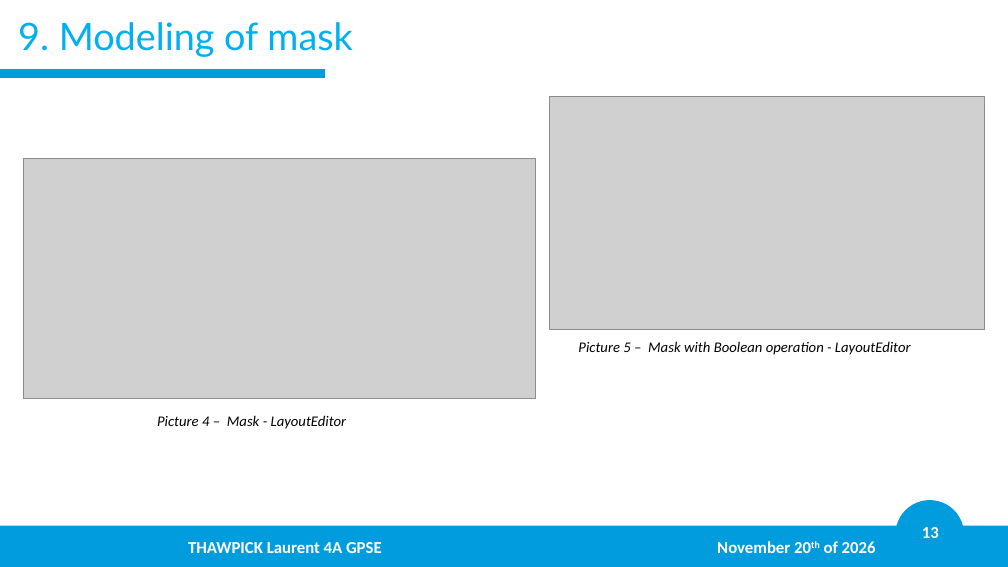
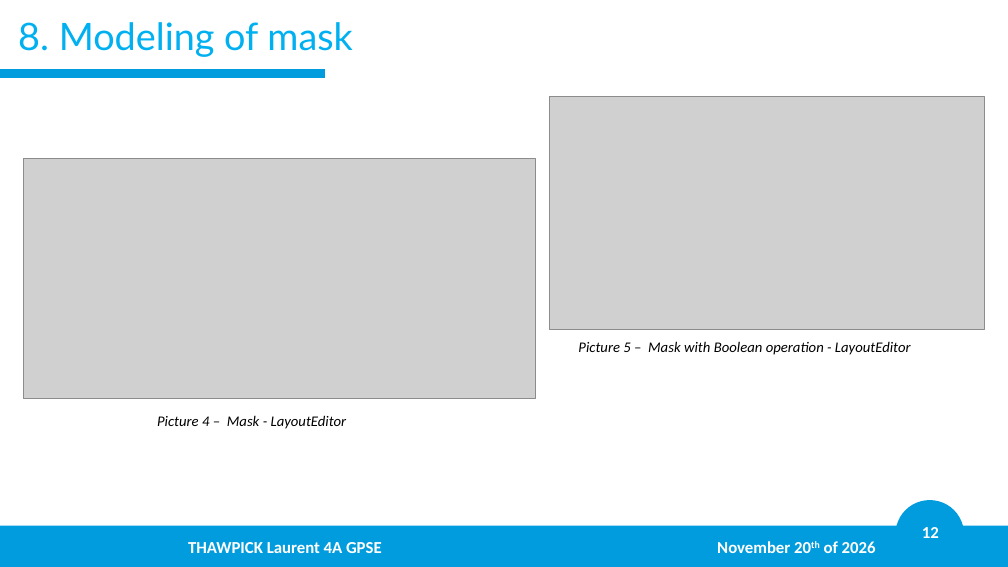
Before and after one commit to LaurentThaw/plasma-tubing, a slide deck: slide 12 of PDR for 20.11.26/PDR.pptx (slide 13 before the commit). Drawn at 1008x567 pixels with LibreOffice and Linux fonts; fonts in the diff are those of the drawing; grey boxes stand for pictures; background and template pictures are left out. Boxes give left, top, right and bottom in pixels: in the first picture for what was removed or moved away, otherwise in the second. Text is boxed around its words. In the diff, an @@ line names an element or a change of style, - is before the commit and + after.

```diff
--- a/PDR for 20.11.26/PDR.pptx
+++ b/PDR for 20.11.26/PDR.pptx
@@ title at (x1=18, y1=22, x2=352, y2=57): text changed @@
-9. Modeling of mask
+8. Modeling of mask
@@ page number at (x1=922, y1=527, x2=939, y2=538): text changed @@
-13
+12
```
Also in this commit, not shown: 11 other slides changed.
